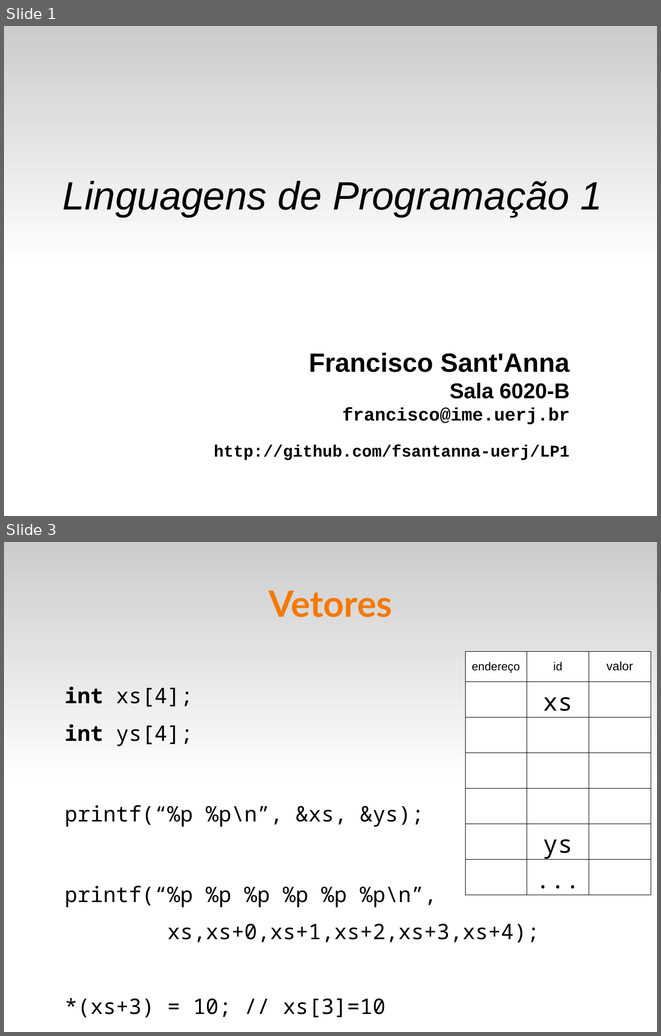
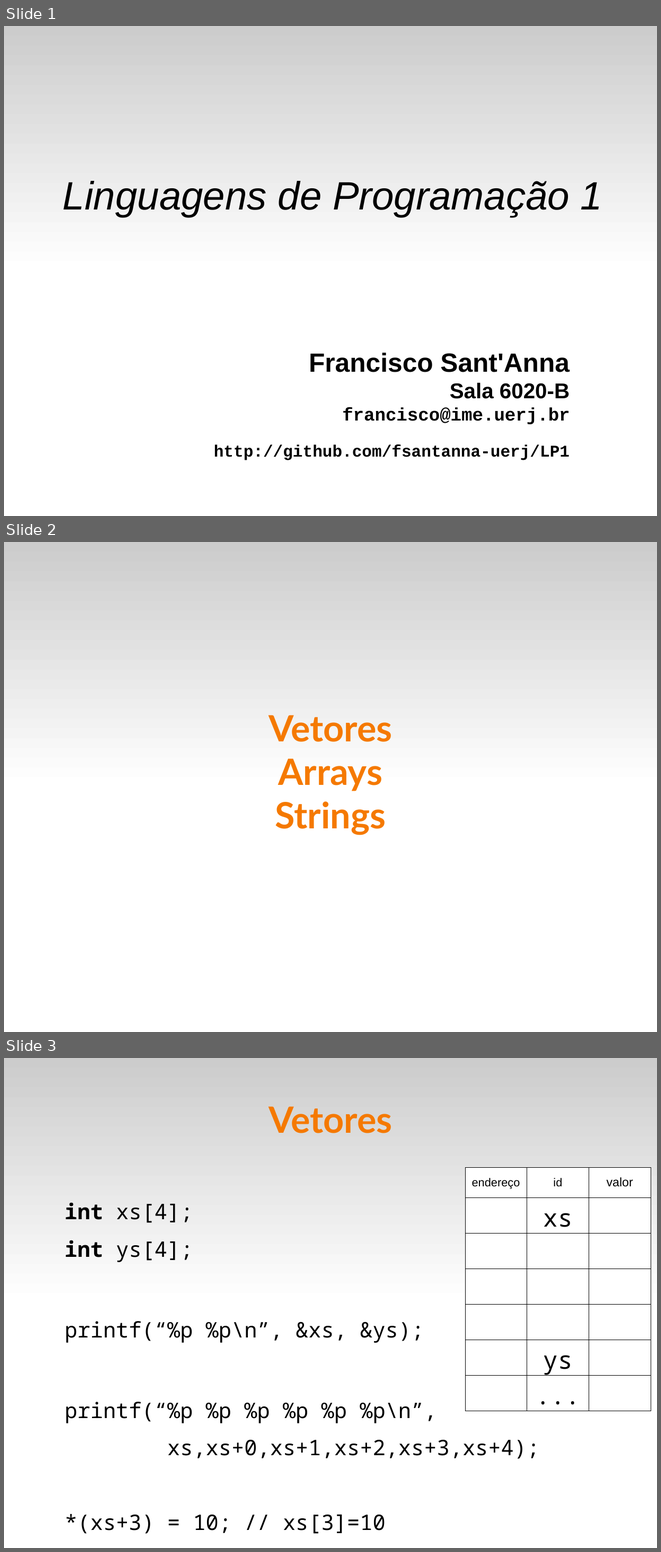
Before and after one commit to fsantanna-uerj/LP1, a slide deck: Slides/lp1-06-vetores.odp. Shown one above the other, each under a label of ours: slides 1 and 3 before the commit, slides 1, 2 and 3 after it; the slides between them are not shown. The pictures are 661x1036 and 661x1552 pixels, drawn with LibreOffice and Linux fonts; fonts in the diff are those of the drawing. Boxes give left, top, right and bottom in pixels: in the first picture for what was removed or moved away, otherwise in the second. Text is boxed around its words. In the diff, an @@ line names an element or a change of style, - is before the commit and + after.

Commit message:
(+) strings

```diff
--- a/Slides/lp1-06-vetores.odp
+++ b/Slides/lp1-06-vetores.odp
@@ slide 2 added at [4,542,657,1032], background #FFFFFF; not listed: 1 template element that a slide beside it also shows @@
@@ title added at [268,715,392,835], 44 pt, text #F57900, bold @@
+Vetores
+Arrays
+Strings
```
Also in this commit, not shown: 3 other slides added, 1 slide removed, 1 other file.
